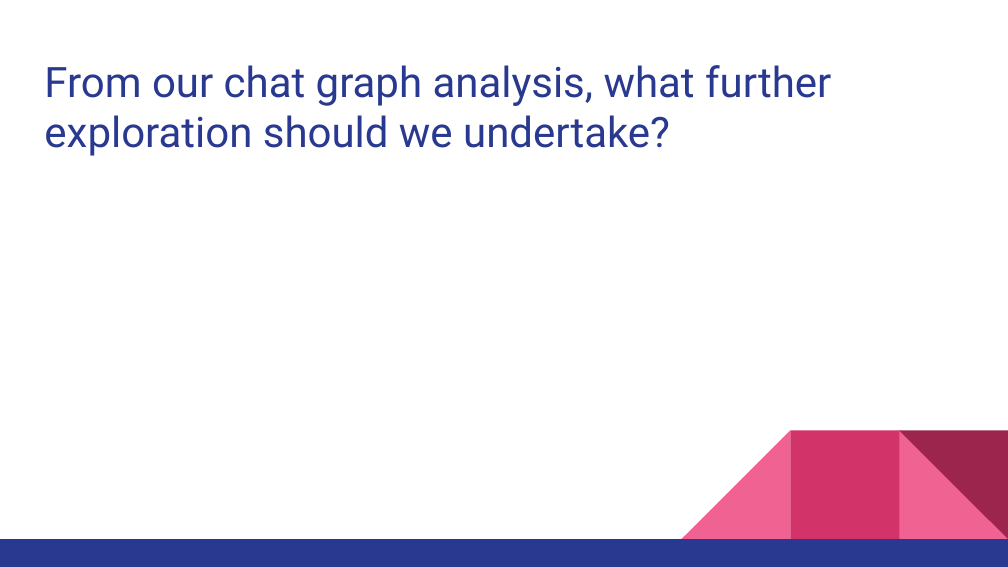
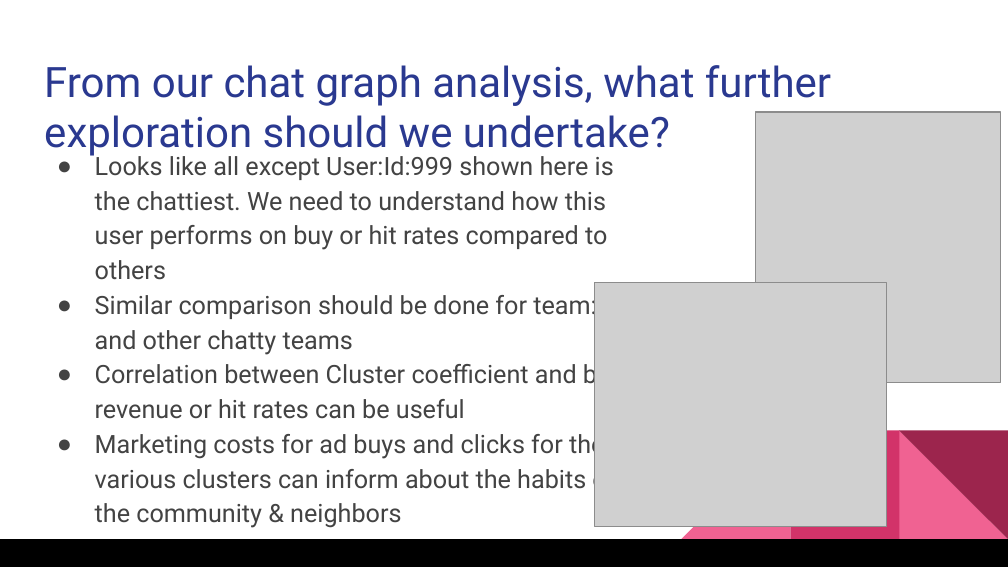
Before and after one commit to karmarv/coursera, a slide deck: slide 6 of big-data-capstone/submissions/Coursera-BigData-Capstone-Student-Submission-Final-Presentation.pptx. Drawn at 1008x567 pixels with LibreOffice and Linux fonts; fonts in the diff are those of the drawing; grey boxes stand for pictures. Boxes give left, top, right and bottom in pixels: in the first picture for what was removed or moved away, otherwise in the second. Text is boxed around its words. In the diff, an @@ line names an element or a change of style, - is before the commit and + after.

```diff
--- a/big-data-capstone/submissions/Coursera-BigData-Capstone-Student-Submission-Final-Presentation.pptx
+++ b/big-data-capstone/submissions/Coursera-BigData-Capstone-Student-Submission-Final-Presentation.pptx
@@ picture added at (756, 112, 1001, 383) @@
@@ text added at (95, 156, 652, 494), 18 pt, text #434343 @@
+● Looks like all except User:Id:999 shown here is the chattiest. We need to understand how this user performs on buy or hit rates compared to others
+● Similar comparison should be done for team:Id:52 and other chatty teams
+● Correlation between Cluster coefficient and buy revenue or hit rates can be useful
+● Marketing costs for ad buys and clicks for the various clusters can inform about the habits of the community & neighbors
@@ picture added at (595, 282, 887, 526) @@
@@ rectangle at (0, 539, 1008, 566): fill #2A3990 to #000000 @@
```
Also in this commit, not shown: 4 other slides changed, 2 slides added, 2 slides removed, 13 other files.
